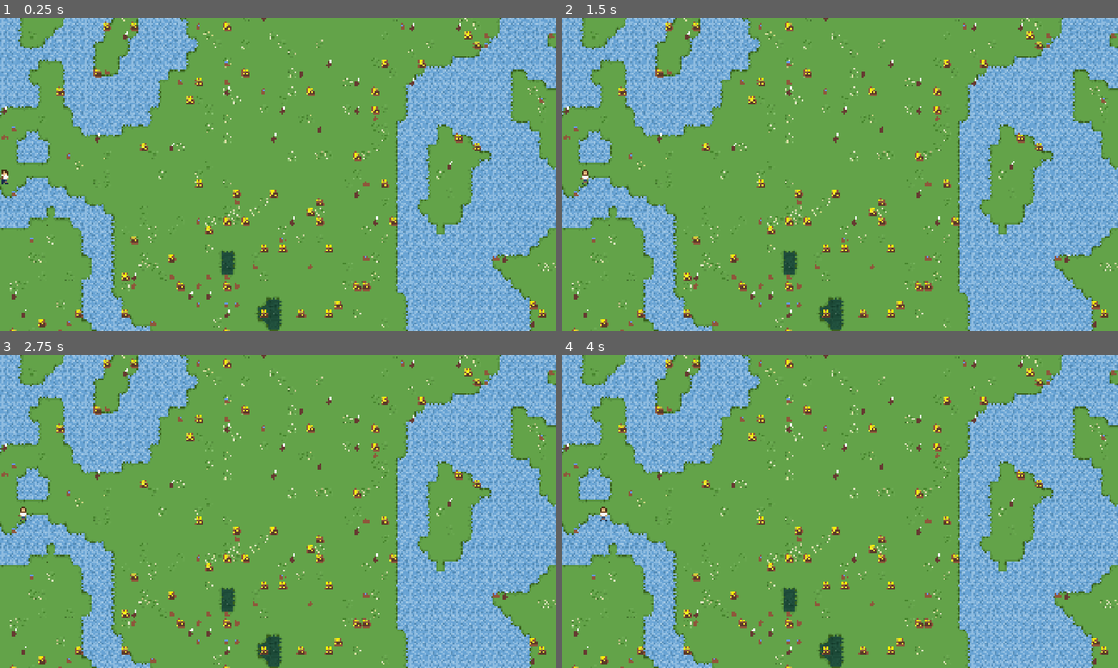
Above: before the commit, frames 1-4 (two rows, left to right).
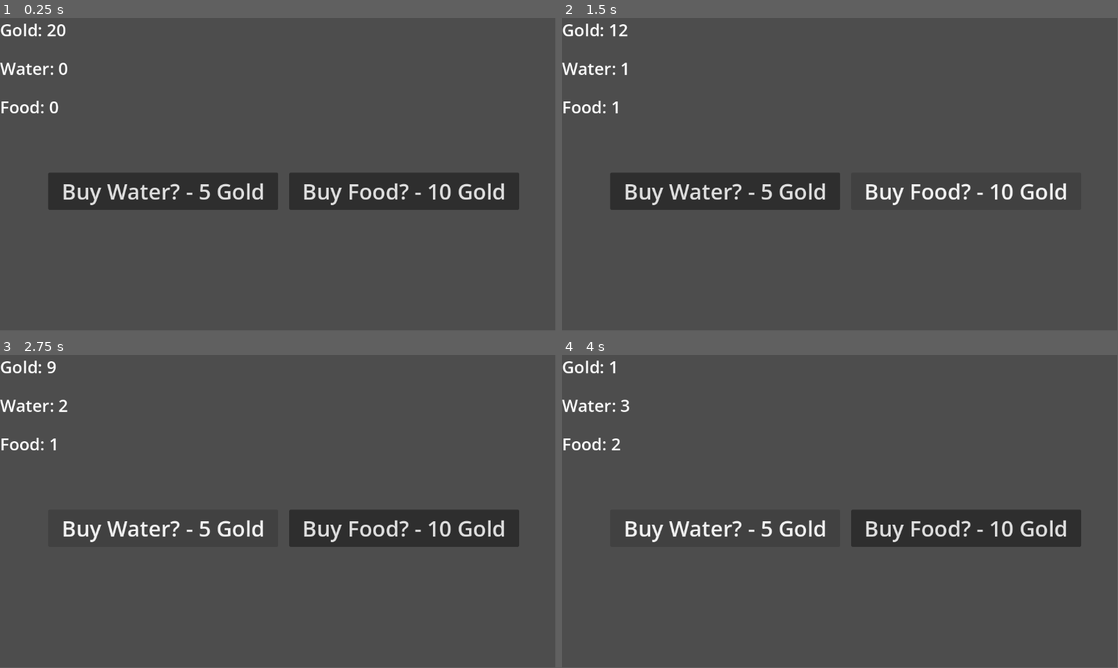
Above: after the commit, the same moments.

Repository: ew5234/CS3560-Project
Game: Godot game, scene res://merchant.tscn
The game is run twice, just before and just after one commit, with the same random seed, the same clock (stepped at 60 frames per second) and the same inputs. Before the commit the project starts from res://scenes/gameboard.tscn.
Inputs (mouse positions are in pixels of both pictures, inside the frame that each line leads up to):
- Up to frame 1 (0.25 s): no input
- Up to frame 2 (1.5 s): click (723, 190) at 0.5 s, where only the run after the commit has a clickable "Buy Water? - 5 Gold"; click (967, 190) at 1.25 s, where only the run after the commit has a clickable "Buy Food? - 10 Gold"
- Up to frame 3 (2.75 s): click (161, 527) at 2 s, where only the run after the commit has a clickable "Buy Water? - 5 Gold"
- Up to frame 4 (4 s): click (967, 527) at 2.75 s, where only the run after the commit has a clickable "Buy Food? - 10 Gold"; click (723, 527) at 3.5 s, where only the run after the commit has a clickable "Buy Water? - 5 Gold"
In our replay, the window is 800x450 before the commit and 799x449 after it. These sizes can differ from the game's own. Grey fills any space a smaller window leaves; there, only what the larger window draws over its background counts as a difference.

The runs differ from the first frame. In frame 1, 100% of the frame differs, in the area x 0-100%, y 0-100%; in frame 2, 100%; in frame 3, 100%; in frame 4, 100%.

Commit message:
Merchant Class for WSS

Diff:
--- /dev/null
+++ b/Merchant.gd
@@ -0,0 +1,40 @@
+extends Node2D
+
+@onready var gold_label = $GoldLabel
+@onready var food_label = $FoodLabel
+@onready var water_label = $WaterLabel
+@onready var buy_food_button = $BuyButtonFood
+@onready var buy_water_button = $BuyButtonWater
+
+var player_gold = 20
+var player_food = 0
+var player_water = 0
+
+var food_price = 5
+var water_price = 3
+
+func _ready():
+	buy_food_button.pressed.connect(buy_food)
+	buy_water_button.pressed.connect(buy_water)
+	update_display()
+
+func buy_food():
+	if player_gold >= food_price:
+		player_gold -= food_price
+		player_food += 1
+	else:
+		print("Not enough gold for food!")
+	update_display()
+
+func buy_water():
+	if player_gold >= water_price:
+		player_gold -= water_price
+		player_water += 1
+	else:
+		print("Not enough gold for water!")
+	update_display()
+
+func update_display():
+	gold_label.text = "Gold: " + str(player_gold)
+	food_label.text = "Food: " + str(player_food)
+	water_label.text = "Water: " + str(player_water)
--- /dev/null
+++ b/merchant.tscn
@@ -0,0 +1,48 @@
+[gd_scene format=3 uid="uid://cgk4ar5auf1am"]
+
+[ext_resource type="Script" uid="uid://cwjc4lsklb7ha" path="res://Merchant.gd" id="1_vi8yi"]
+
+[node name="Merchant" type="Node2D" unique_id=1128674993]
+script = ExtResource("1_vi8yi")
+
+[node name="GoldLabel" type="Label" parent="." unique_id=306871108]
+offset_right = 40.0
+offset_bottom = 23.0
+theme_override_font_sizes/font_size = 35
+
+[node name="WaterLabel" type="Label" parent="." unique_id=1115241594]
+offset_top = 80.0
+offset_right = 40.0
+offset_bottom = 149.0
+theme_override_font_sizes/font_size = 35
+horizontal_alignment = 1
+
+[node name="FoodLabel" type="Label" parent="." unique_id=576968111]
+custom_minimum_size = Vector2(0, 50)
+offset_top = 160.0
+offset_right = 40.0
+offset_bottom = 229.0
+theme_override_font_sizes/font_size = 35
+
+[node name="BuyButtonWater" type="Button" parent="." unique_id=1400043685]
+anchors_preset = 15
+anchor_right = 1.0
+anchor_bottom = 1.0
+offset_left = 100.0
+offset_top = 320.5
+offset_right = 577.0
+offset_bottom = 397.5
+grow_horizontal = 2
+grow_vertical = 2
+theme_override_font_sizes/font_size = 45
+action_mode = 0
+text = "Buy Water? - 5 Gold
+"
+
+[node name="BuyButtonFood" type="Button" parent="." unique_id=906774906]
+offset_left = 600.0
+offset_top = 320.5
+offset_right = 1077.0
+offset_bottom = 397.5
+theme_override_font_sizes/font_size = 45
+text = "Buy Food? - 10 Gold"
--- a/project.godot
+++ b/project.godot
@@ -10,25 +10,10 @@
 
 [application]
 
-config/name="CS3650 Project"
-run/main_scene="uid://mhis7nykg77q"
+config/name="Merchant"
+run/main_scene="uid://cgk4ar5auf1am"
 config/features=PackedStringArray("4.6", "Forward Plus")
 config/icon="res://icon.svg"
-
-[autoload]
-
-GameManager="*uid://s4bauej0cnau"
-
-[display]
-
-window/size/viewport_width=1920
-window/size/viewport_height=1080
-window/size/mode=4
-window/stretch/mode="canvas_items"
-
-[global_group]
-
-menuButtons=""
 
 [physics]
 
@@ -36,5 +21,4 @@
 
 [rendering]
 
-textures/canvas_textures/default_texture_filter=0
 rendering_device/driver.windows="d3d12"
